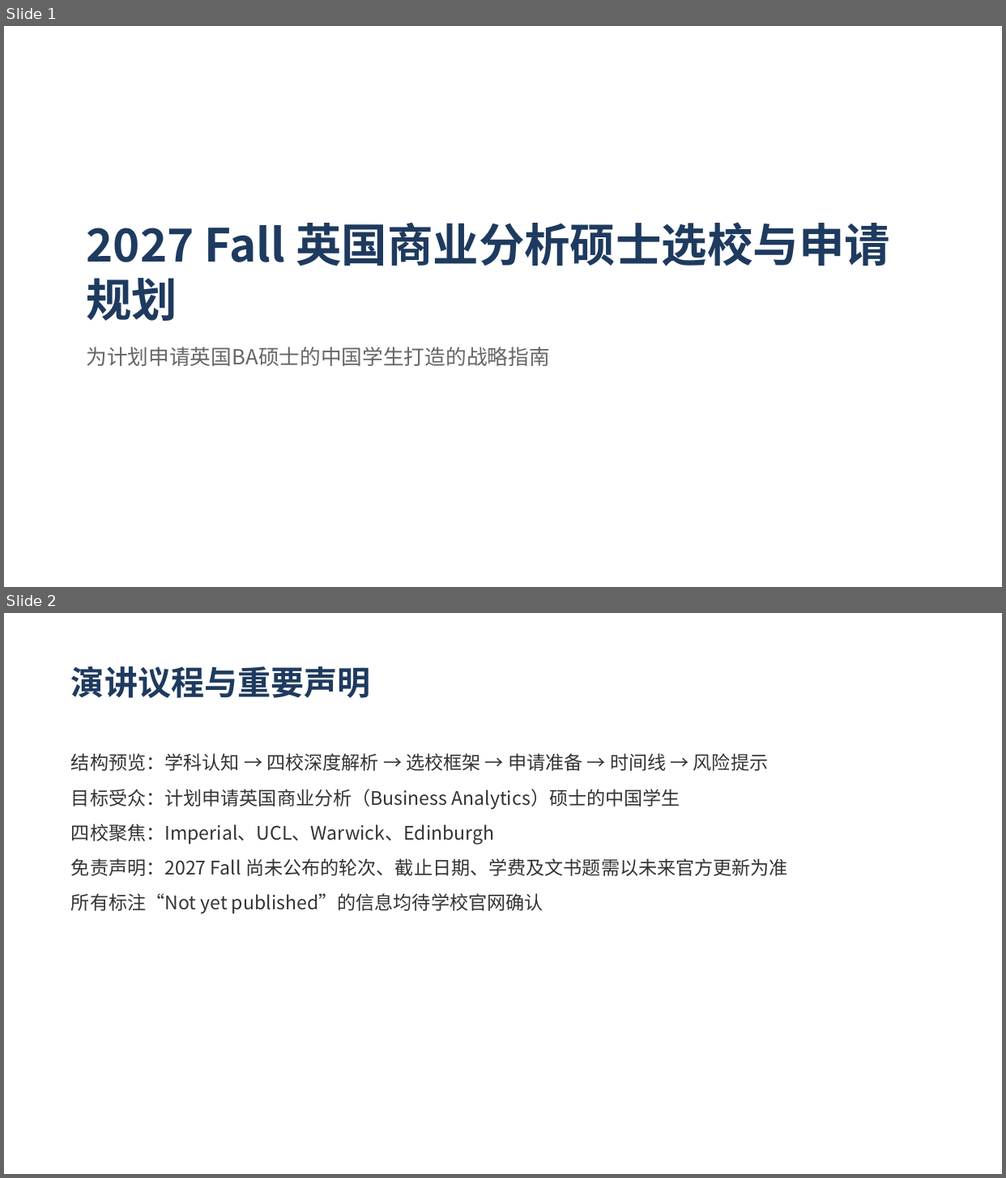
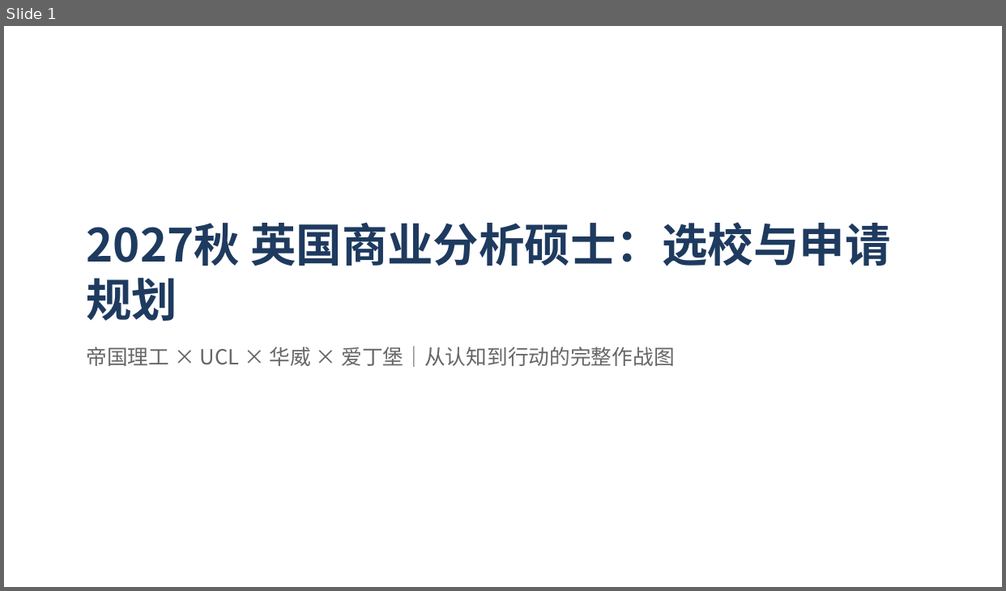
Before and after one commit to SunJenry/PPT_Generator, a slide deck: demo/demo1.pptx. Shown one above the other, each under a label of ours: slides 1 and 2 before the commit, slide 1 after it. The pictures are 1006x1178 and 1006x591 pixels, drawn with LibreOffice and Linux fonts; fonts in the diff are those of the drawing. Boxes give left, top, right and bottom in pixels: in the first picture for what was removed or moved away, otherwise in the second. Text is boxed around its words. In the diff, an @@ line names an element or a change of style, - is before the commit and + after.

```diff
--- a/demo/demo1.pptx
+++ b/demo/demo1.pptx
@@ slide 2 removed at (x1=4, y1=613, x2=1002, y2=1174), background #FFFFFF @@
@@ text removed at (x1=71, y1=666, x2=371, y2=698) @@
-演讲议程与重要声明
@@ text removed at (x1=71, y1=753, x2=788, y2=914) @@
-结构预览：学科认知 → 四校深度解析 → 选校框架 → 申请准备 → 时间线 → 风险提示
-目标受众：计划申请英国商业分析（Business Analytics）硕士的中国学生
-四校聚焦：Imperial、UCL、Warwick、Edinburgh
-免责声明：2027 Fall 尚未公布的轮次、截止日期、学费及文书题需以未来官方更新为准
-所有标注“Not yet published”的信息均待学校官网确认
@@ slide 1 changed as well @@
@@ text at (x1=86, y1=222, x2=890, y2=321): text changed @@
-2027 Fall 英国商业分析硕士选校与申请规划
+2027秋 英国商业分析硕士：选校与申请规划
@@ text at (x1=86, y1=346, x2=674, y2=367): text changed @@
-为计划申请英国BA硕士的中国学生打造的战略指南
+帝国理工 × UCL × 华威 × 爱丁堡｜从认知到行动的完整作战图
```
Also in this commit, not shown: 13 other slides changed, 13 slides added, 15 other slides removed.
